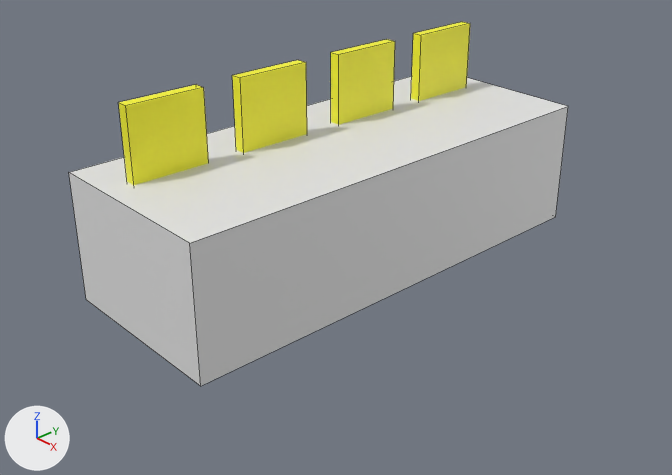
A saved change to the Blender file theroom/excersizes/teater/seatrow_yellow.blend.
Both versions are drawn from a 50 mm camera at (9.72, -8.89, 5.84) aimed at (0.47, -0.49, -0.34). Arrows for +X, +Y and +Z are at lower left; the lights stay in place. Mesh edges are drawn as thin lines.

Names of what the first picture shows: '4chair.001', 'chairs.zone'.
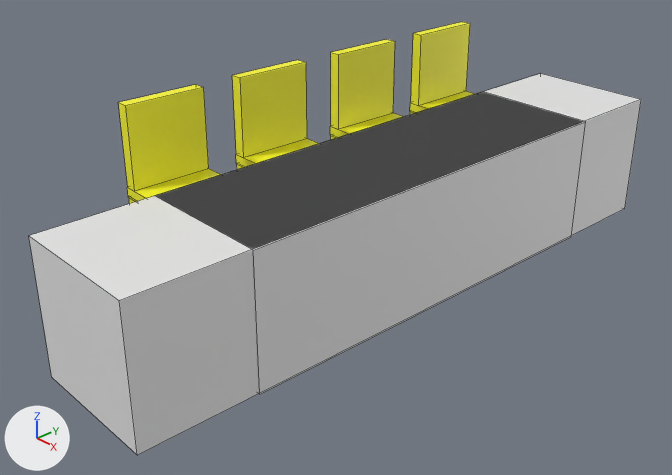
Commit message: Added carpet.zone to seatrows. Changed chairs.zone to front.zone

Location of each change, (x1, y1, x2, y2) in pixels of the pictures (672 x 475 px):
'chairs.zone', moved, rescaled (23% wider, 23% taller): before (69, 76, 568, 386); after (29, 74, 641, 455)
'front.zone', added: after (156, 92, 586, 394)

The change, as a diff of the scene's bpy script:
```diff
--- a/theroom/excersizes/teater/seatrow_yellow.blend.py
+++ b/theroom/excersizes/teater/seatrow_yellow.blend.py
@@ ob_chairs_zone @@
 ob_chairs_zone = bpy.data.objects.new('chairs.zone', me_cube)
-ob_chairs_zone.location = (0.0, 0.05, 0.0)
-ob_chairs_zone.scale = (-1.45, 3.71, 1.0)
+ob_chairs_zone.location = (1.04, 0.0, 0.0)
+ob_chairs_zone.scale = (1.02, -4.95, 1.0)
@@ ob_front_zone @@
+ob_front_zone = bpy.data.objects.new('front.zone', me_cube)
+ob_front_zone.location = (1.05, 0.05, 0.0)
+ob_front_zone.scale = (-1.03, 3.27, 1.0)
```
